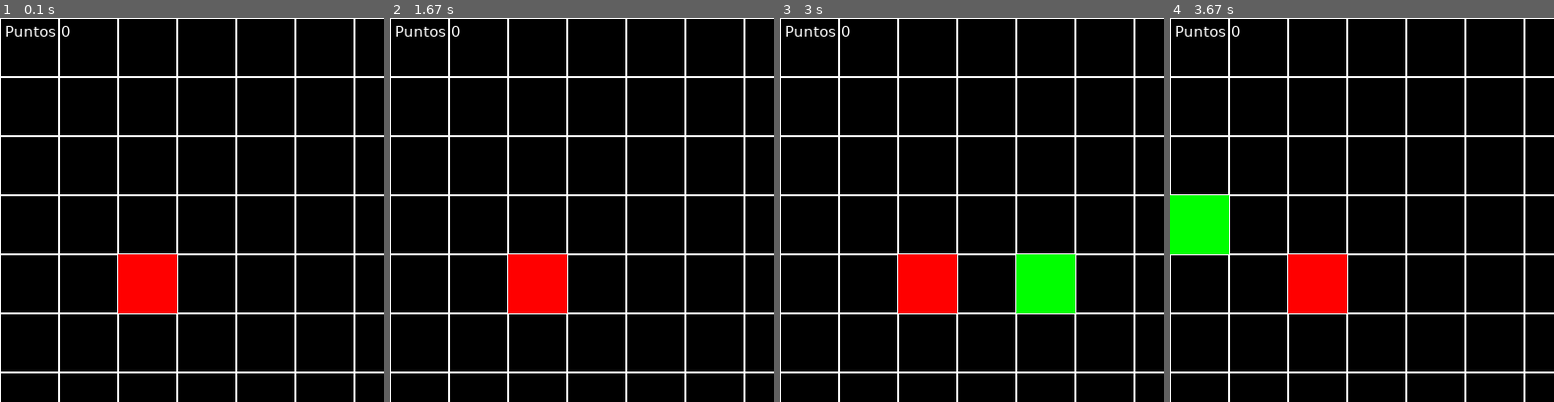
Above: before the commit, frames 1-4 (left to right).
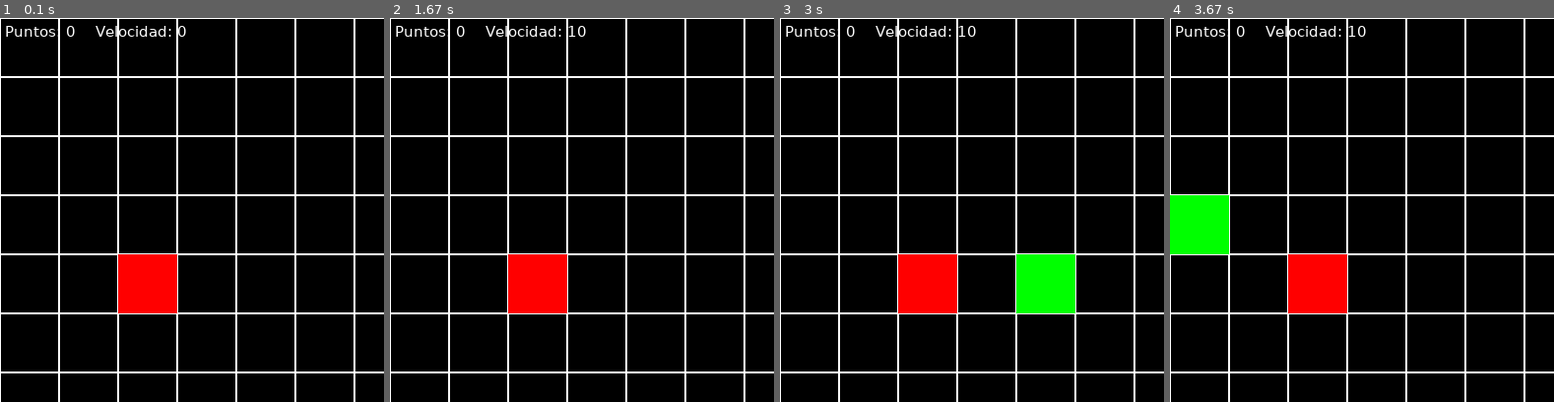
Above: after the commit, the same moments.

Repository: AlejandroFeriaGonzalez/snake-pygame
Game: pygame game, started from main.py
The game is run twice, just before and just after one commit, with the same random seed, the same clock (stepped at 60 frames per second) and the same inputs.
Inputs:
- Up to frame 1 (0.1 s): no input
- Up to frame 2 (1.67 s): tap Enter at 0.33 s
- Up to frame 3 (3 s): hold Left 2.17-2.7 s; hold Down from 2.73 s (still down)
- Up to frame 4 (3.67 s): release Down at 3.03 s; hold Left 3.07-3.47 s; hold Up from 3.5 s (still down)
The pictures show only the part of the screen within x 0-50%, y 0-50%; the shares and areas given below are measured in that part.

The runs differ from the first frame. In frame 1, 0.3% of the frame differs, in the area x 14-49%, y 2-5%; in frame 2, 0.4%, in the area x 14-52%, y 2-5%; in frame 3, 0.4%; in frame 4, 0.4%.

Commit message:
eliminado archivo puntaje.py

Diff:
--- a/conf.py
+++ b/conf.py
@@ -7,5 +7,3 @@
 
 mapa = {(posx, posy): (i, j) for posx, i in enumerate(range(0, WINDOWS, TILE_SIZE), start=1) for posy, j in
         enumerate(range(0, WINDOWS, TILE_SIZE), start=1)}
-
-FPS = 10
--- a/main.py
+++ b/main.py
@@ -8,6 +8,13 @@
     pygame.init()
     clock = pygame.time.Clock()
     culebra = Snake(randrange(*RANGE), randrange(*RANGE))
+    fps = 10
+
+    puntos = 0
+    fondo = pygame.font.SysFont("verdana", 15)
+    fondo_surf = fondo.render(f'Puntos: {puntos}    Velocidad: {round(clock.get_fps())}', True, "white")
+    fondo_rect = fondo_surf.get_rect()
+    fondo_rect.topleft = (5, 5)  # poscion del texto
 
     desbloqueado = True
 
@@ -32,10 +39,17 @@
             for j in range(0, WINDOWS, TILE_SIZE):
                 pygame.draw.rect(screen, 'white', (i, j, TILE_SIZE, TILE_SIZE), 1)
 
-        culebra.update()
+        colisiono = culebra.update()
+        if colisiono:
+            # dibujar puntos
+            puntos += 1
+            fps += 1
+
+        fondo_surf = fondo.render(f'Puntos: {puntos}    Velocidad: {round(clock.get_fps())}', True, "white")
+        screen.blit(fondo_surf, fondo_rect)
         pygame.display.flip()
 
-        clock.tick(FPS)
+        clock.tick(fps)
         desbloqueado = True
 
 
--- a/puntaje.py
+++ /dev/null
@@ -1,8 +0,0 @@
-import pygame
-pygame.font.init()
-
-puntos = 0
-fondo = pygame.font.SysFont("verdana", 15)
-fondo_surf = fondo.render(f'Puntos {puntos}', True, "white")
-fondo_rect = fondo_surf.get_rect()
-fondo_rect.topleft = (5, 5)  # poscion del texto
--- a/snake.py
+++ b/snake.py
@@ -2,14 +2,12 @@
 from random import randrange
 
 import manzana
-import puntaje
 from conf import *
 
 
 class Snake:
 
     def __init__(self, x, y):
-        self.relentizacion = 10
         self.image = pygame.Surface((TILE_SIZE, TILE_SIZE))
         self.image.fill("green")
         self.rect = self.image.get_rect()
@@ -19,8 +17,9 @@
         self.cuerpo = deque([self])
         self.cabeza = self.cuerpo[0]
         self.direccion = ""  # arriba, abajo, derecha, izquierda
+        self.colisiono = False
 
-    def update(self) -> None:
+    def update(self) -> bool:
 
         if self.direccion == "arriba":
             self.posicion[1] -= 1
@@ -30,19 +29,22 @@
             self.posicion[0] -= 1
         elif self.direccion == "derecha":
             self.posicion[0] += 1
+
         # verifica si salio del mapa
         if (self.posicion[0] < 1 or self.posicion[1] < 1
                 or self.posicion[0] > WINDOWS // TILE_SIZE or self.posicion[1] > WINDOWS // TILE_SIZE):
             pygame.quit()
             exit()
 
+        #  mover culebra
         self.cuerpo.appendleft(Snake(self.posicion[0], self.posicion[1]))
         if self.cabeza.posicion == manzana.manzana_posicion:
             manzana.manzana_posicion = [randrange(*RANGE), randrange(*RANGE)]
             manzana.manzana_rect.topleft = mapa[manzana.manzana_posicion[0], manzana.manzana_posicion[1]]
-            puntaje.puntos += 1
+            self.colisiono = True
         else:
             self.cuerpo.pop()
+            self.colisiono = False
 
         #  detectar colision
         posiciones_partes = []
@@ -51,9 +53,8 @@
             posiciones_partes.append(parte.posicion)
         if self.cabeza.posicion in posiciones_partes[1:]:
             exit()
+
         # dibuja manzana
         screen.blit(manzana.manzana_surf, manzana.manzana_rect)
 
-        # dibujar puntos
-        puntaje.fondo_surf = puntaje.fondo.render(f'Puntos {puntaje.puntos}', True, "white")
-        screen.blit(puntaje.fondo_surf, puntaje.fondo_rect)
+        return self.colisiono
